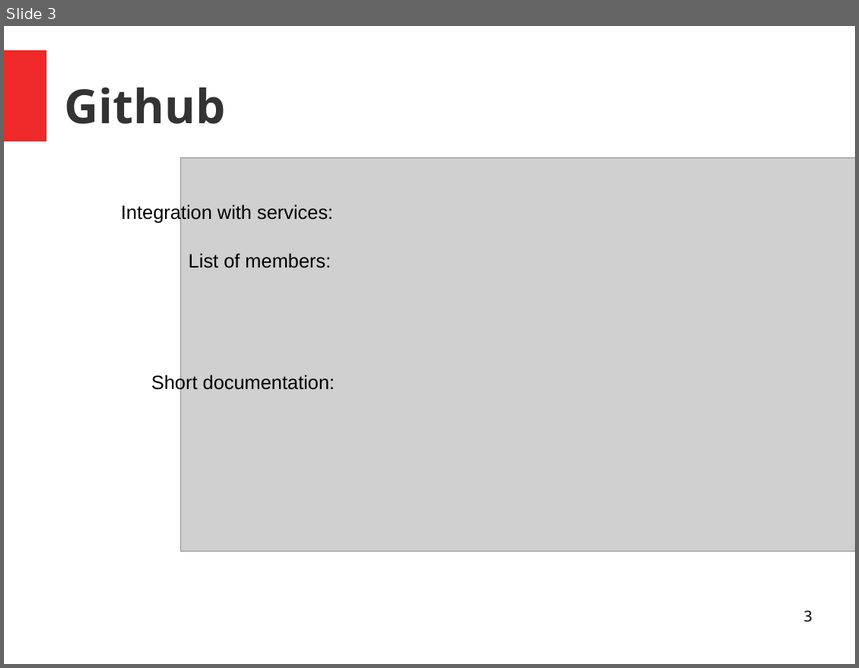
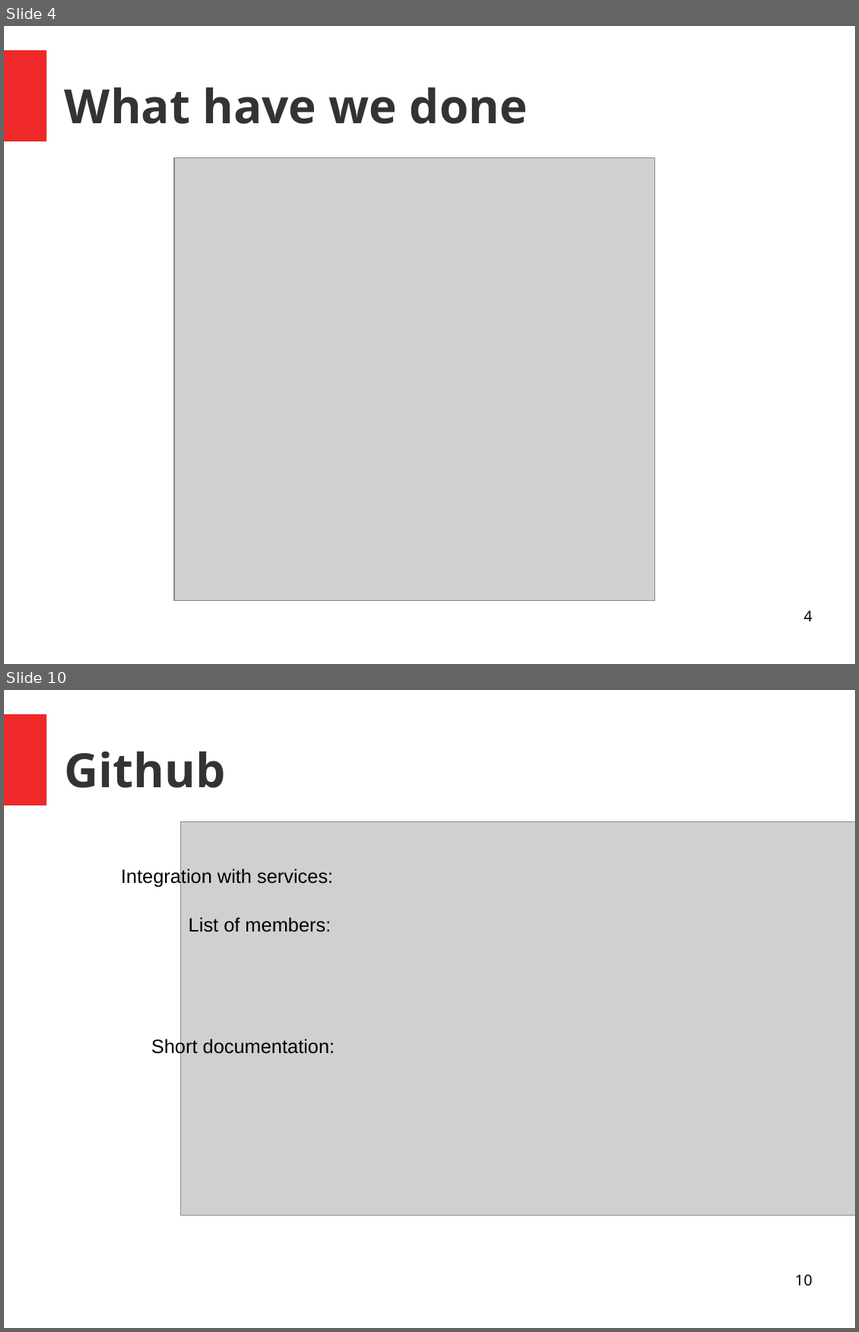
Before and after one commit to unige-pinfo-2019/PInfo3, a slide deck: Docs/Presentations/pres2.odp. Shown one above the other, each under a label of ours: slide 3 before the commit, slides 4 and 10 after it; the slides between them are not shown. The pictures are 859x668 and 859x1332 pixels, drawn with LibreOffice and Linux fonts; fonts in the diff are those of the drawing; grey boxes stand for pictures. Boxes give left, top, right and bottom in pixels: in the first picture for what was removed or moved away, otherwise in the second. Text is boxed around its words. In the diff, an @@ line names an element or a change of style, - is before the commit and + after.

```diff
--- a/Docs/Presentations/pres2.odp
+++ b/Docs/Presentations/pres2.odp
@@ slide 4 added at (4,26,855,664), background #FFFFFF; not listed: 1 template element that a slide beside it also shows @@
@@ title added at (65,88,528,124), 44 pt, text #333333, bold @@
+What have we done
@@ picture added at (174,158,655,601) @@
@@ page number added at (804,610,813,622), 14 pt, text #000000 @@
+4
@@ what was slide 3 is now slide 10 @@
@@ page number at (795,1274,813,1286): text changed @@
-3
+10
```
Also in this commit, not shown: 5 slides changed, 6 other slides added, 7 slides removed, 3 other files.
